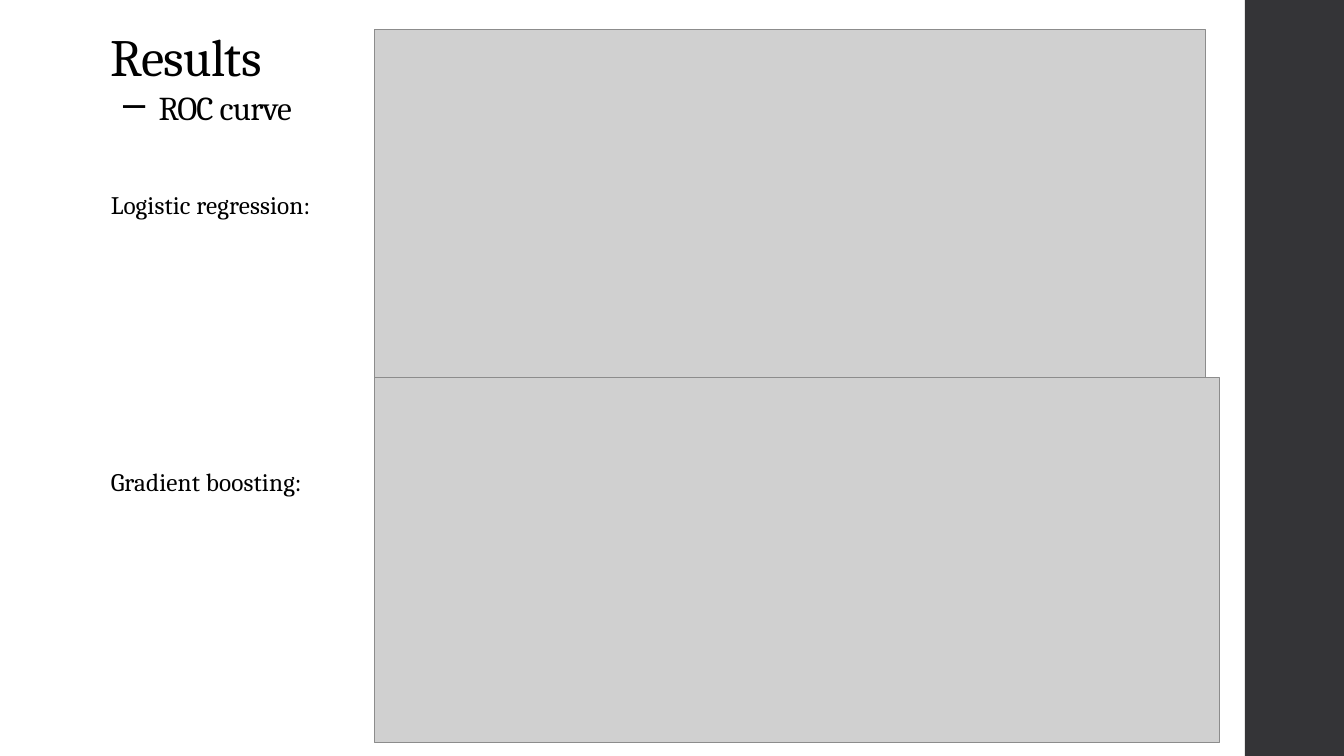
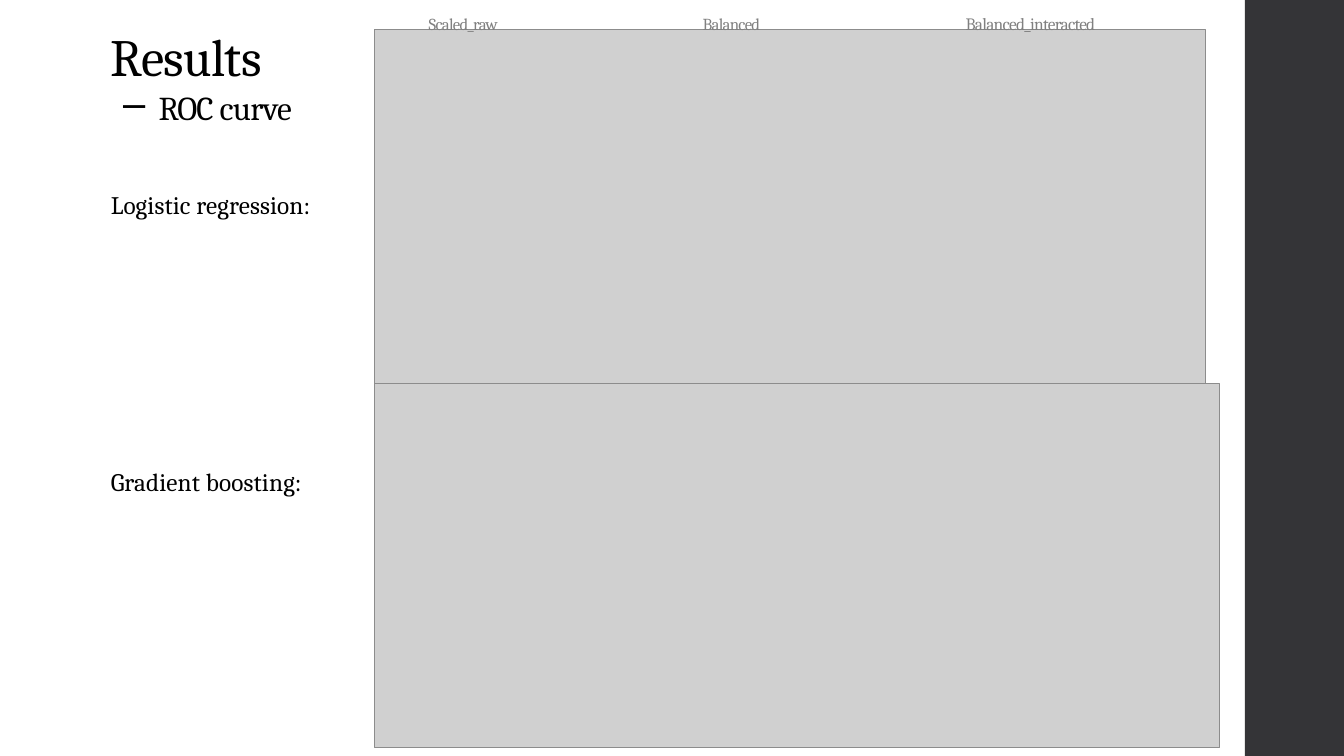
Before and after one commit to efratkohen/Big_five, a slide deck: slide 15 of Classification of the gender of Big five survey.pptx. Drawn at 1344x756 pixels with LibreOffice and Linux fonts; fonts in the diff are those of the drawing; grey boxes stand for pictures. Boxes give left, top, right and bottom in pixels: in the first picture for what was removed or moved away, otherwise in the second. Text is boxed around its words. In the diff, an @@ line names an element or a change of style, - is before the commit and + after.

```diff
--- a/Classification of the gender of Big five survey.pptx
+++ b/Classification of the gender of Big five survey.pptx
@@ text added at bbox=[429, 18, 498, 32], 12 pt, text #808080 @@
+Scaled_raw
@@ text added at bbox=[703, 15, 761, 30], 12 pt, text #808080 @@
+Balanced
@@ text added at bbox=[966, 18, 1096, 32], 12.4 pt, text #808080 @@
+Balanced_interacted
@@ picture: place and size @@
-picture at bbox=[375, 378, 1220, 743]
+picture at bbox=[375, 383, 1220, 748]
```
Also in this commit, not shown: 12 other slides changed.
